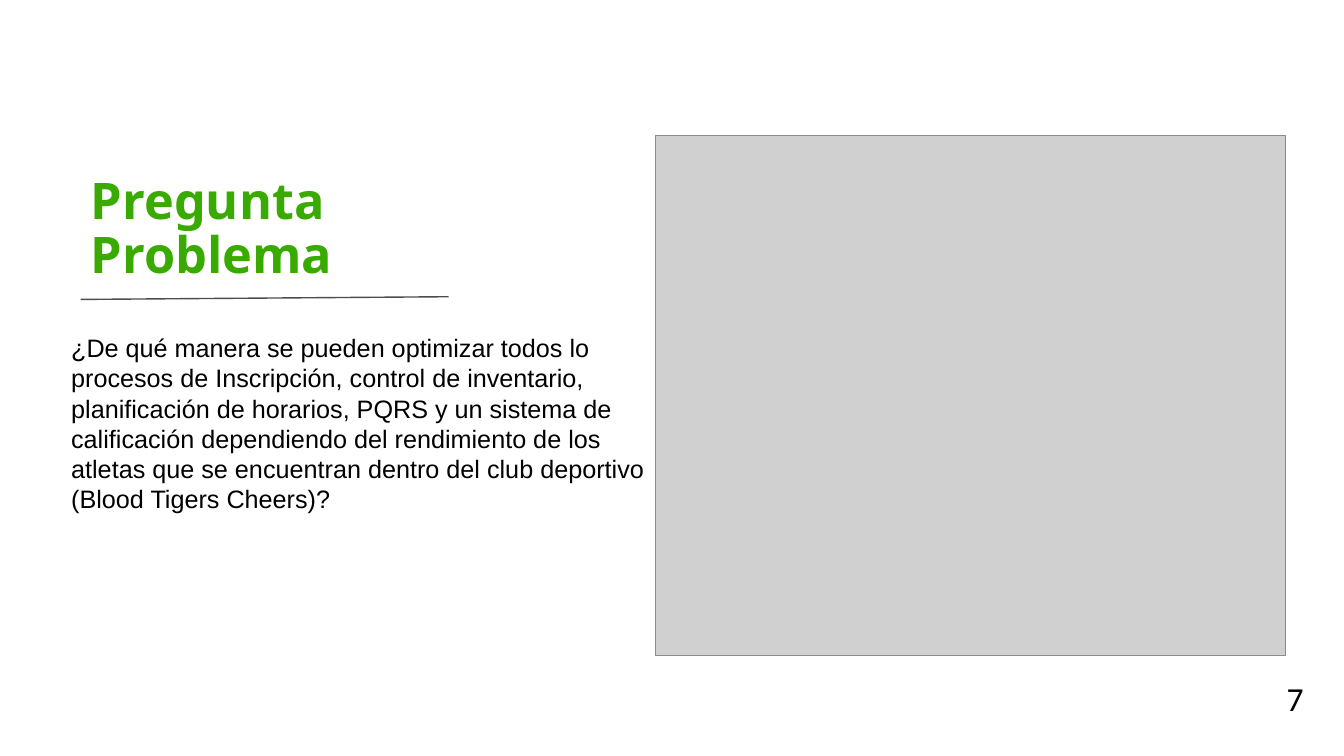
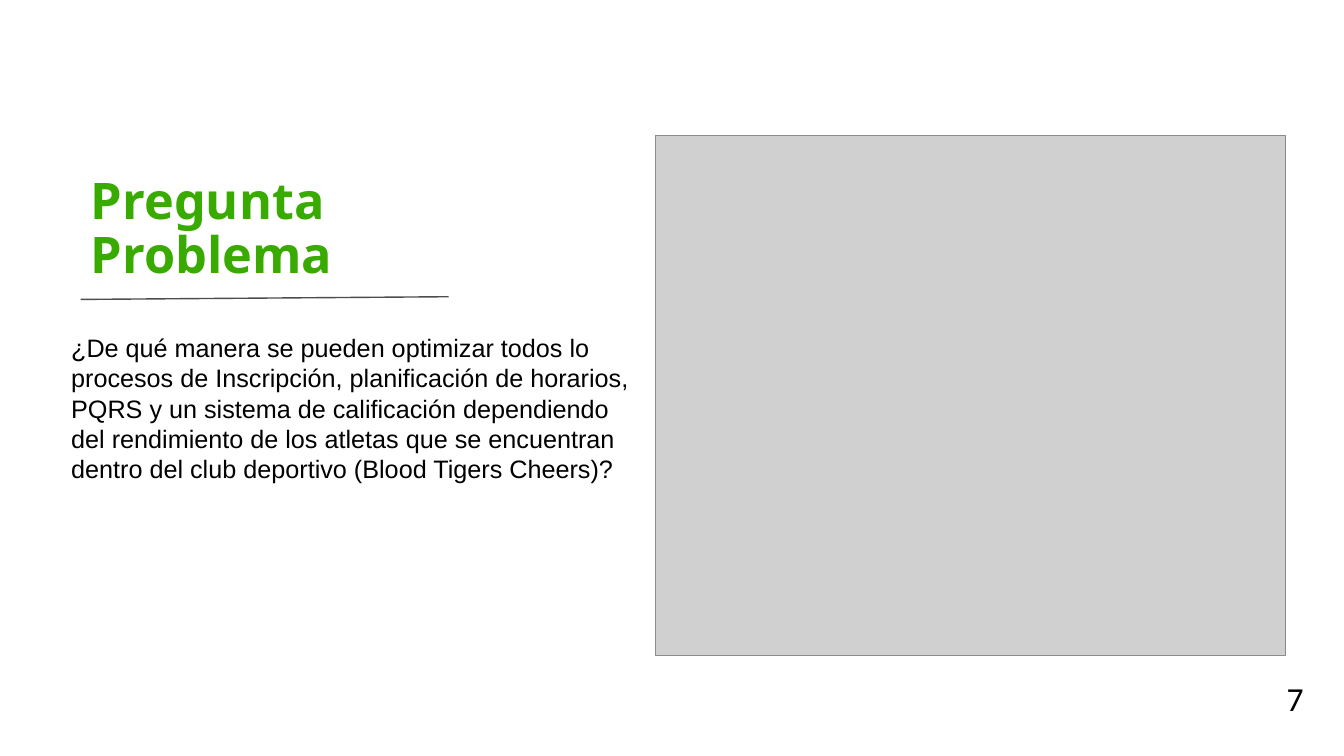
Before and after one commit to DONLEO21/Pruebas, a slide deck: slide 7 of Documentación/Presentacion_SENA_CheerClick_I.pptx. Drawn at 1344x756 pixels with LibreOffice and Linux fonts; fonts in the diff are those of the drawing; grey boxes stand for pictures; background and template pictures are left out. Boxes give left, top, right and bottom in pixels: in the first picture for what was removed or moved away, otherwise in the second. Text is boxed around its words. In the diff, an @@ line names an element or a change of style, - is before the commit and + after.

Commit message:
Segunda Versión Presentación CheerClick I

```diff
--- a/Documentación/Presentacion_SENA_CheerClick_I.pptx
+++ b/Documentación/Presentacion_SENA_CheerClick_I.pptx
@@ text at [71,338,628,484]: text changed @@
-¿De qué manera se pueden optimizar todos lo procesos de Inscripción, control de inventario, planificación de horarios, PQRS y un sistema de calificación dependiendo del rendimiento de los atletas que se encuentran dentro del club deportivo (Blood Tigers Cheers)?
+¿De qué manera se pueden optimizar todos lo procesos de Inscripción, planificación de horarios, PQRS y un sistema de calificación dependiendo del rendimiento de los atletas que se encuentran dentro del club deportivo (Blood Tigers Cheers)?
```
Also in this commit, not shown: 5 other slides changed, 2 slides removed.
